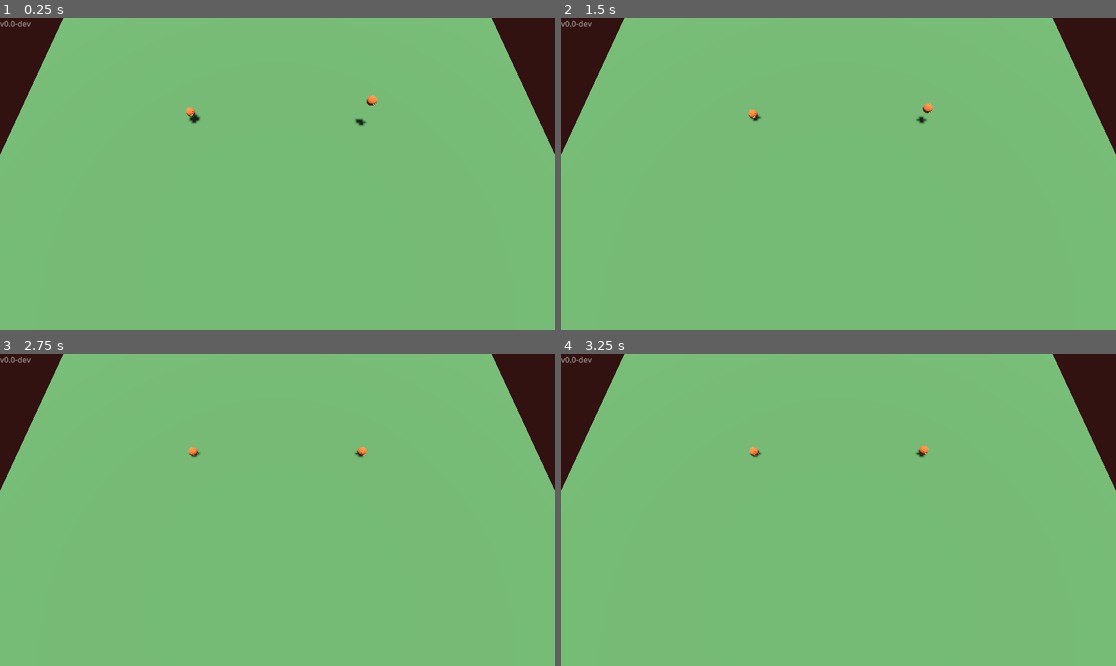
Above: before the commit, frames 1-4 (two rows, left to right).
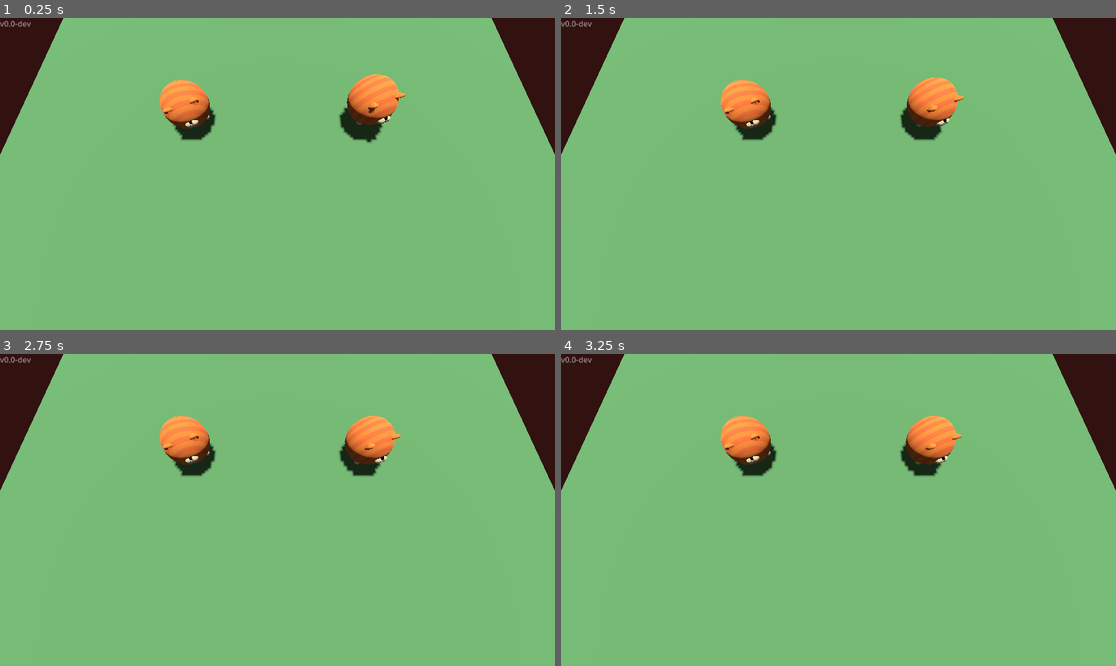
Above: after the commit, the same moments.

Repository: HedgeLizards/ggj24
Game: Godot game, scene res://scenes/main.tscn
The game is run twice, just before and just after one commit, with the same random seed, the same clock (stepped at 60 frames per second) and the same inputs.
Inputs:
- Up to frame 1 (0.25 s): no input
- Up to frame 2 (1.5 s): no input
- Up to frame 3 (2.75 s): no input
- Up to frame 4 (3.25 s): no input

The runs differ from the first frame. In frame 1, 3.0% of the frame differs, in the area x 28-73%, y 18-41%; in frame 2, 2.9%; in frame 3, 2.9%; in frame 4, 2.9%.

Commit message:
Big cats

Diff:
--- a/scenes/cat.tscn
+++ b/scenes/cat.tscn
@@ -9,8 +9,7 @@
 bounce = 0.8
 
 [sub_resource type="SphereShape3D" id="SphereShape3D_l615a"]
-
-[sub_resource type="SphereMesh" id="SphereMesh_flk4f"]
+radius = 2.5
 
 [node name="Player" type="RigidBody3D"]
 mass = 2.0
@@ -18,11 +17,8 @@
 linear_damp = 0.2
 script = ExtResource("1_4x5th")
 
+[node name="ggjcat" parent="." instance=ExtResource("2_kkomk")]
+transform = Transform3D(2.5, 0, 0, 0, 2.5, 0, 0, 0, 2.5, 2.08165e-12, 2.08165e-12, 2.08165e-12)
+
 [node name="Shape" type="CollisionShape3D" parent="."]
 shape = SubResource("SphereShape3D_l615a")
-
-[node name="ggjcat" parent="Shape" instance=ExtResource("2_kkomk")]
-transform = Transform3D(0.51, 0, 0, 0, 0.51, 0, 0, 0, 0.51, 2.08165e-12, 2.08165e-12, 2.08165e-12)
-
-[node name="MeshInstance3D" type="MeshInstance3D" parent="."]
-mesh = SubResource("SphereMesh_flk4f")
Not shown: 1 places in scenes/cat.tscn that only renumber resources
